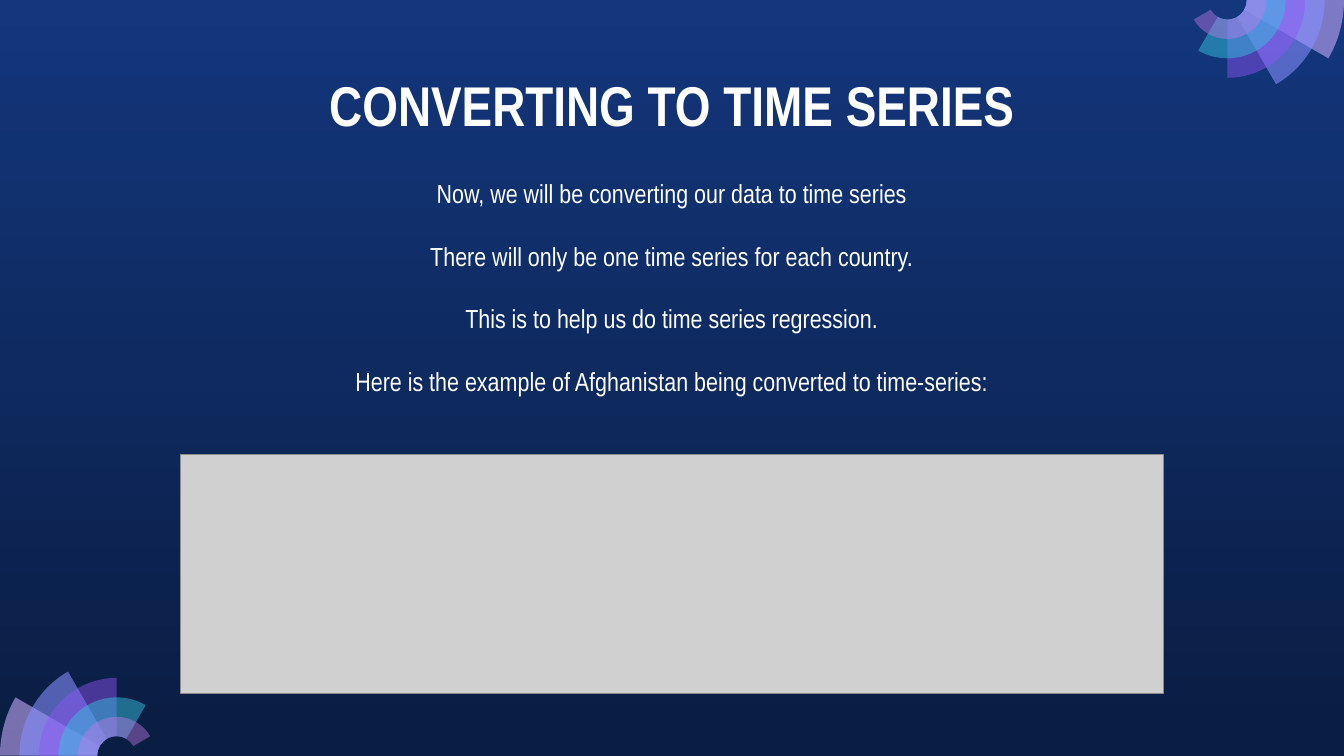
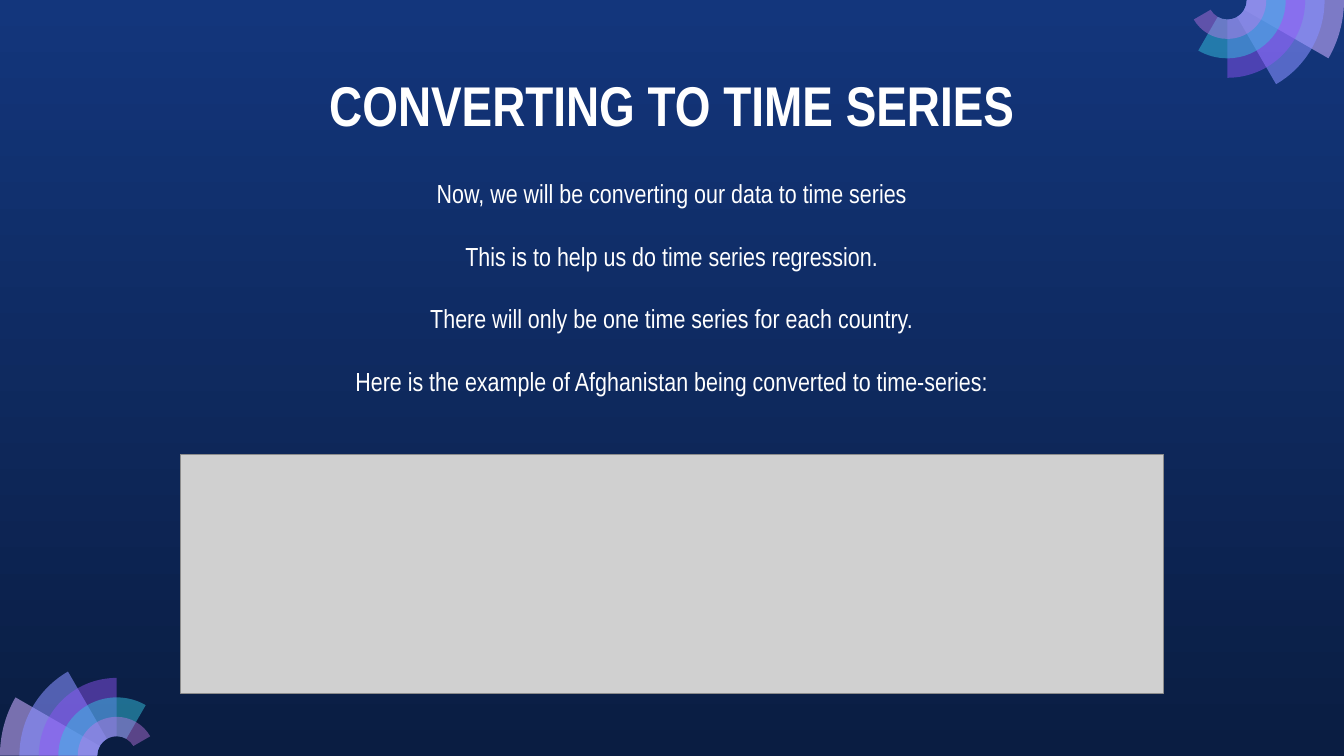
Before and after one commit to xaynezz/1015, a slide deck: slide 29 of SC1015 Mini Project - Understanding Happiness.pptx. Drawn at 1344x756 pixels with LibreOffice and Linux fonts; fonts in the diff are those of the drawing; grey boxes stand for pictures. Boxes give left, top, right and bottom in pixels: in the first picture for what was removed or moved away, otherwise in the second. Text is boxed around its words. In the diff, an @@ line names an element or a change of style, - is before the commit and + after.

```diff
--- a/SC1015 Mini Project - Understanding Happiness.pptx
+++ b/SC1015 Mini Project - Understanding Happiness.pptx
@@ text at (465, 247, 878, 271): paragraph added @@
+This is to help us do time series regression.
@@ text at (465, 309, 878, 334): paragraph removed @@
-This is to help us do time series regression.
```
Also in this commit, not shown: 7 other slides changed, 1 slide added.
